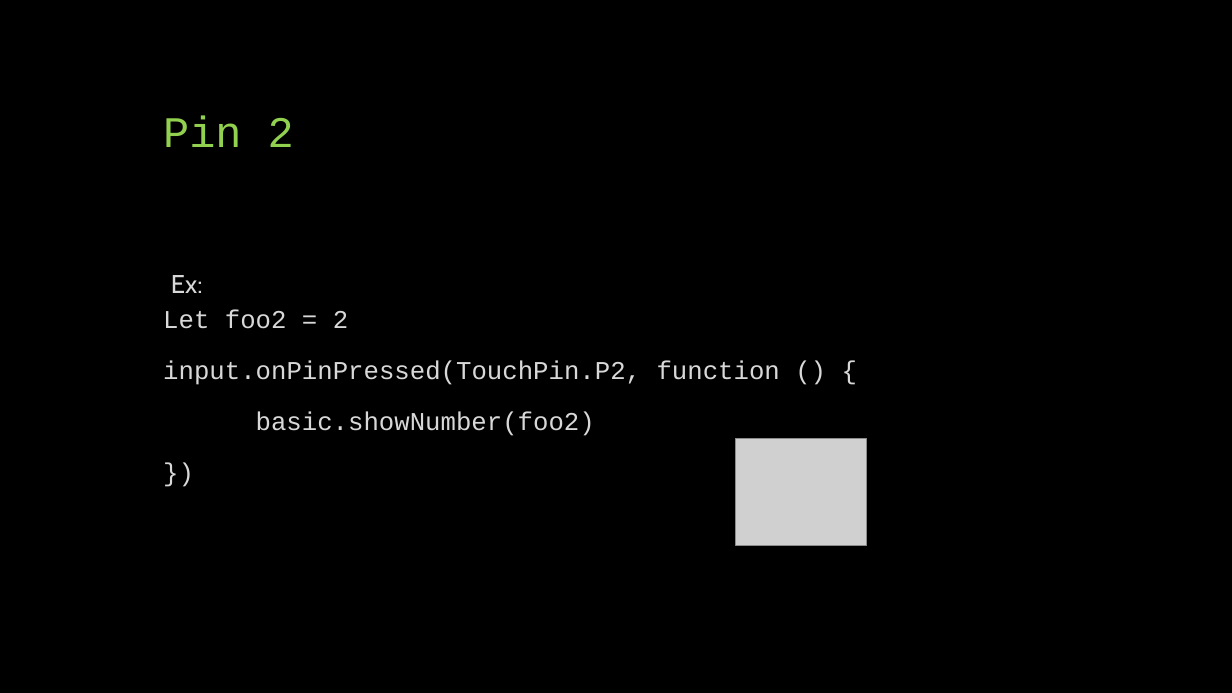
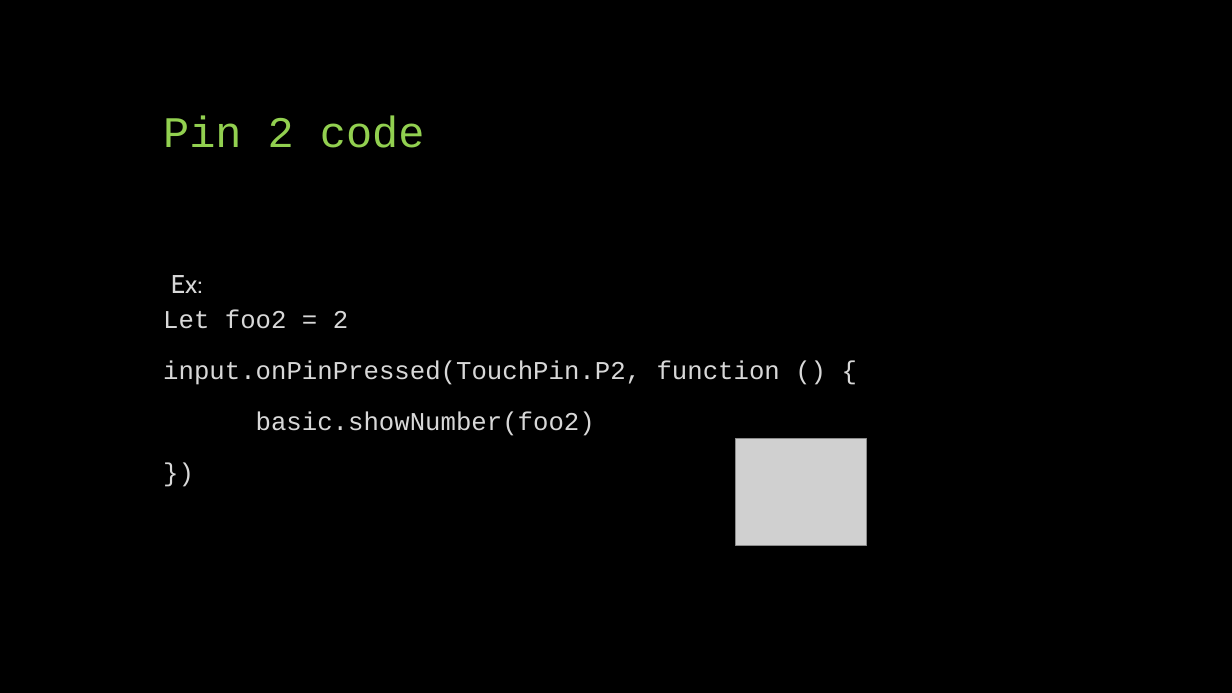
Before and after one commit to osu-hoangthu/OMSICapstoneGroup67, a slide deck: slide 18 of Alpha_Modules/2 MicroBit_Basics/Vocab/Slides/1 Vocab Basics MicroBit.pptx (slide 14 before the commit). Drawn at 1232x693 pixels with LibreOffice and Linux fonts; fonts in the diff are those of the drawing; grey boxes stand for pictures. Boxes give left, top, right and bottom in pixels: in the first picture for what was removed or moved away, otherwise in the second. Text is boxed around its words. In the diff, an @@ line names an element or a change of style, - is before the commit and + after.

```diff
--- a/Alpha_Modules/2 MicroBit_Basics/Vocab/Slides/1 Vocab Basics MicroBit.pptx
+++ b/Alpha_Modules/2 MicroBit_Basics/Vocab/Slides/1 Vocab Basics MicroBit.pptx
@@ title at (163, 115, 425, 148): text changed @@
-Pin 2
+Pin 2 code
```
Also in this commit, not shown: 3 other slides changed, 4 slides added, 6 other files.
